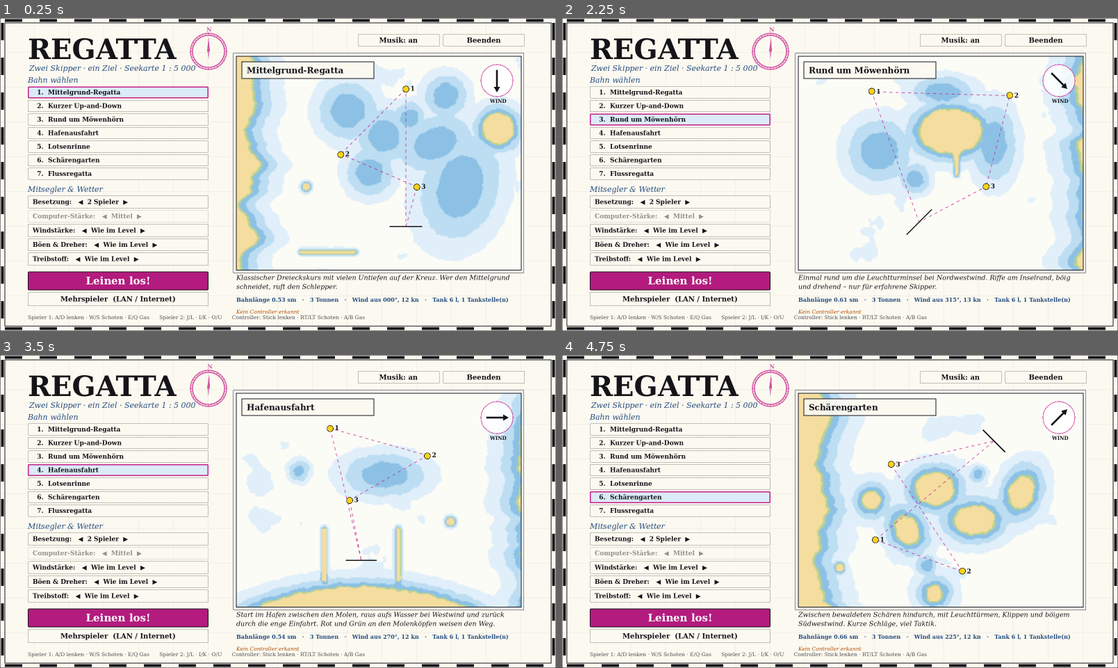
Above: before the commit, frames 1-4 (two rows, left to right).
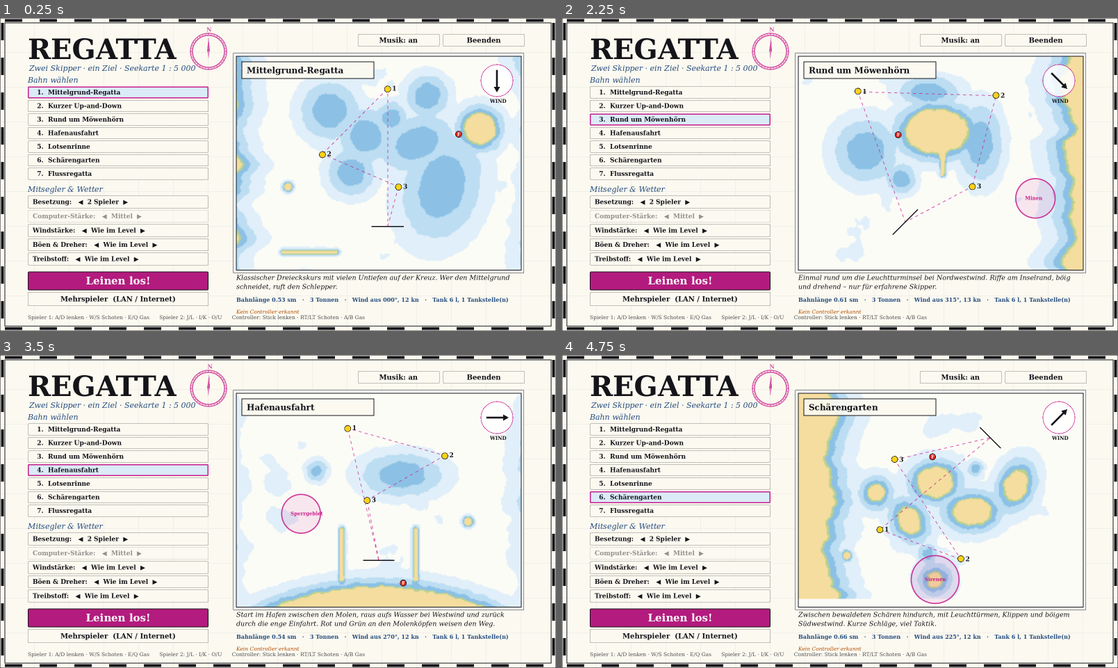
Above: after the commit, the same moments.

Repository: RincewindWizzard/regatta-game
Game: Godot game, scene res://scenes/menu.tscn
Two runs of this game, one before a commit and one after it. Both use one fixed random seed, a clock stepped at 60 frames per second and the inputs below.
Inputs:
- Up to frame 1 (0.25 s): no input
- Up to frame 2 (2.25 s): click "1. Mittelgrund-Regatta" at 0.5 s; click "2. Kurzer Up-and-Down" at 1.25 s; click "3. Rund um Möwenhörn" at 2 s
- Up to frame 3 (3.5 s): click "4. Hafenausfahrt" at 2.75 s
- Up to frame 4 (4.75 s): click "5. Lotsenrinne" at 3.5 s; click "6. Schärengarten" at 4.25 s

The runs differ from the first frame. In frame 1, 19% of the frame differs, in the area x 42-94%, y 12-81%; in frame 2, 13%; in frame 3, 12%; in frame 4, 11%.

Commit message:
Vorschau und Minikarte zeigen Tankstellen und Warngebiete
Co-Authored-By: Claude Sonnet 5.5 <noreply@anthropic.com>
Claude-Session: https://claude.ai/code/session_01CYKFT46nVq6NPqsP2qzNXm

Diff:
--- a/scripts/hud.gd
+++ b/scripts/hud.gd
@@ -171,6 +171,15 @@
 	var to_map := func(p: Vector2) -> Vector2:
 		var n := (p - map_rect.position) / map_rect.size
 		return r.position + n.clamp(Vector2.ZERO, Vector2.ONE) * r.size
+	for z in course.level.danger_zones():
+		var zc: Vector2 = to_map.call(z["pos"])
+		var zr: float = float(z["radius"]) / map_rect.size.x * r.size.x
+		draw_circle(zc, zr, Color(MAGENTA, 0.15))
+		draw_arc(zc, zr, 0.0, TAU, 24, MAGENTA, 1.0, true)
+	for d in course.level.fuel_docks():
+		var dc: Vector2 = to_map.call(d.berth())
+		draw_circle(dc, 3.5, Color(0.85, 0.15, 0.12))
+		draw_arc(dc, 3.5, 0.0, TAU, 12, INK, 1.0)
 	var ln := course.line
 	var half := ln.tangent2d() * ln.half_width
 	draw_line(to_map.call(ln.center2d() - half), to_map.call(ln.center2d() + half), INK, 1.5)
--- a/scripts/level/level.gd
+++ b/scripts/level/level.gd
@@ -196,6 +196,29 @@
 	for c in get_children():
 		if c.has_method("update_boat"):
 			out.append(c)
+	return out
+
+
+## Kartenausschnitt für Vorschau und Minikarte: Bahn plus Warngebiete und Tankstellen
+func map_bounds(margin := 80.0) -> Rect2:
+	var r := course_bounds(margin)
+	for z in danger_zones():
+		var rad: float = float(z["radius"]) + 10.0
+		r = r.merge(Rect2(z["pos"] - Vector2(rad, rad), Vector2(rad, rad) * 2.0))
+	for d in fuel_docks():
+		r = r.merge(Rect2(d.berth() - Vector2(25, 25), Vector2(50, 50)))
+	return r
+
+
+## Gefahrengebiete für Kartenvorschau und Minikarte: [{pos, radius, kind}],
+## kind 0 = Minenfeld, 1 = Polizei, 2 = Sirenengesang
+func danger_zones() -> Array:
+	var out: Array = []
+	for c in get_children():
+		if c is RestrictedArea:
+			out.append({"pos": c.pos2d(), "radius": c.radius, "kind": int(c.kind)})
+		elif c is SirenIsland:
+			out.append({"pos": c.pos2d(), "radius": c.capture_radius(), "kind": 2})
 	return out
 
 
--- a/scripts/main.gd
+++ b/scripts/main.gd
@@ -131,7 +131,7 @@
 	hud.wind = wind
 	hud.course = course
 	hud.cams = cams
-	hud.map_rect = level.course_bounds(70.0)
+	hud.map_rect = level.map_bounds(70.0)
 	layer.add_child(hud)
 
 	_wind_snd = Sfx.make_loop_player("wind_loop")
--- a/scripts/menu.gd
+++ b/scripts/menu.gd
@@ -76,7 +76,7 @@
 	var lvl: Level = load(path).instantiate()
 	add_child(lvl)                       # damit globale Positionen stimmen
 	lvl.visible = false
-	var bounds := lvl.course_bounds(90.0)
+	var bounds := lvl.map_bounds(90.0)
 	# Seitenverhältnis der Vorschau (4:3)
 	var want := 4.0 / 3.0
 	if bounds.size.x / bounds.size.y < want:
@@ -95,6 +95,8 @@
 		"wind_from": lvl.wind_from_deg,
 		"fuel": lvl.fuel_liters,
 		"docks": lvl.fuel_docks().size(),
+		"dock_pos": lvl.fuel_docks().map(func(d): return d.berth()),
+		"zones": lvl.danger_zones(),
 		"wind": lvl.wind_speed,
 		"gusts": lvl.gusts,
 		"shift": lvl.wind_shift_deg,
@@ -445,6 +447,19 @@
 		_preview.draw_circle(mp + Vector2(0, bob), 9.0, CourseMark.YELLOW)
 		_preview.draw_arc(mp + Vector2(0, bob), 9.0, 0, TAU, 20, INK, 1.5)
 		_preview.draw_string(_font_b, mp + Vector2(13, 6), str(i + 1), HORIZONTAL_ALIGNMENT_LEFT, -1, 18, INK)
+	# Warngebiete (magenta gestrichelt) und Tankstellen (rote Zapfsäule)
+	for z in info["zones"]:
+		var zc: Vector2 = to_p.call(z["pos"])
+		var zr: float = float(z["radius"]) / b.size.x * r.size.x
+		_preview.draw_circle(zc, zr, Color(MAGENTA, 0.10))
+		_preview.draw_arc(zc, zr, 0, TAU, 48, Color(MAGENTA, 0.9), 2.0, true)
+		var zname: String = ["Minen", "Sperrgebiet", "Sirenen"][int(z["kind"])]
+		_preview.draw_string(_font_b, zc + Vector2(-30, 5), zname, HORIZONTAL_ALIGNMENT_LEFT, -1, 14, MAGENTA)
+	for dp in info["dock_pos"]:
+		var dc: Vector2 = to_p.call(dp)
+		_preview.draw_circle(dc, 9.0, Color(0.85, 0.15, 0.12))
+		_preview.draw_arc(dc, 9.0, 0, TAU, 20, INK, 1.5)
+		_preview.draw_string(_font_b, dc + Vector2(-4, 5), "F", HORIZONTAL_ALIGNMENT_LEFT, -1, 13, Color.WHITE)
 	# Windpfeil
 	var from := deg_to_rad(float(info["wind_from"]))
 	var blow := Vector2(-sin(from), cos(from))
